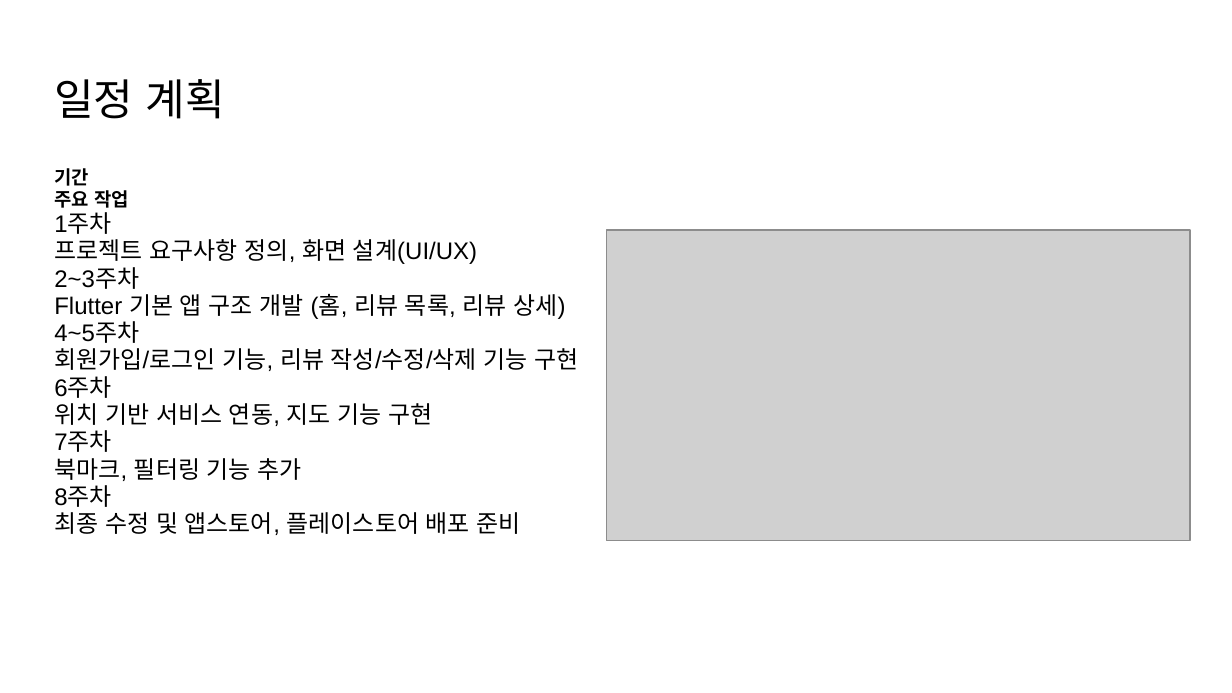
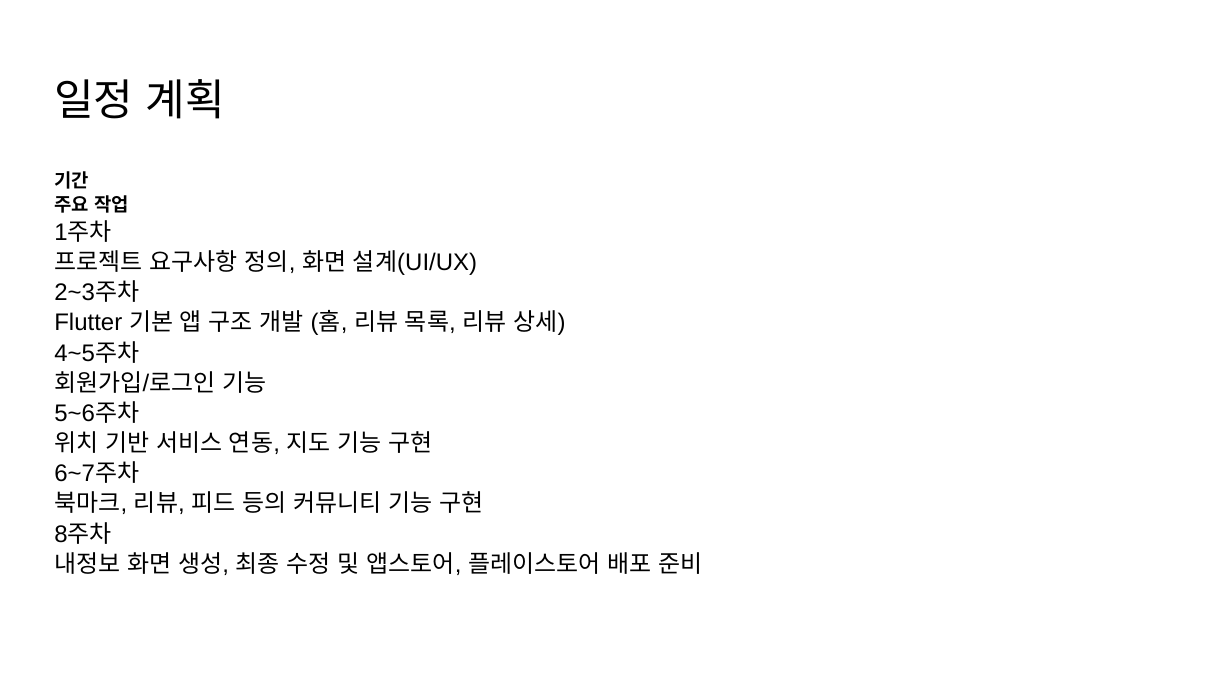
Before and after one commit to yurei55/TIL, a slide deck: slide 3 of K-Taste.pptx. Drawn at 1232x693 pixels with LibreOffice and Linux fonts; fonts in the diff are those of the drawing; grey boxes stand for pictures. Boxes give left, top, right and bottom in pixels: in the first picture for what was removed or moved away, otherwise in the second. Text is boxed around its words. In the diff, an @@ line names an element or a change of style, - is before the commit and + after.

```diff
--- a/K-Taste.pptx
+++ b/K-Taste.pptx
@@ text at (54, 171, 565, 454): line spacing 0.95 to 1.05 @@
@@ picture removed at (606, 230, 1190, 541) @@
@@ text at (54, 371, 266, 423): text changed @@
-회원가입/로그인 기능, 리뷰 작성/수정/삭제 기능 구현
-6주차
+회원가입/로그인 기능
+5~6주차
@@ text at (54, 462, 702, 575): text changed @@
-7주차
-북마크, 필터링 기능 추가
-8주차
-최종 수정 및 앱스토어, 플레이스토어 배포 준비
+6~7주차
+북마크, 리뷰, 피드 등의 커뮤니티 기능 구현
+8주차
+내정보 화면 생성, 최종 수정 및 앱스토어, 플레이스토어 배포 준비
```
Also in this commit, not shown: 9 other slides changed.
